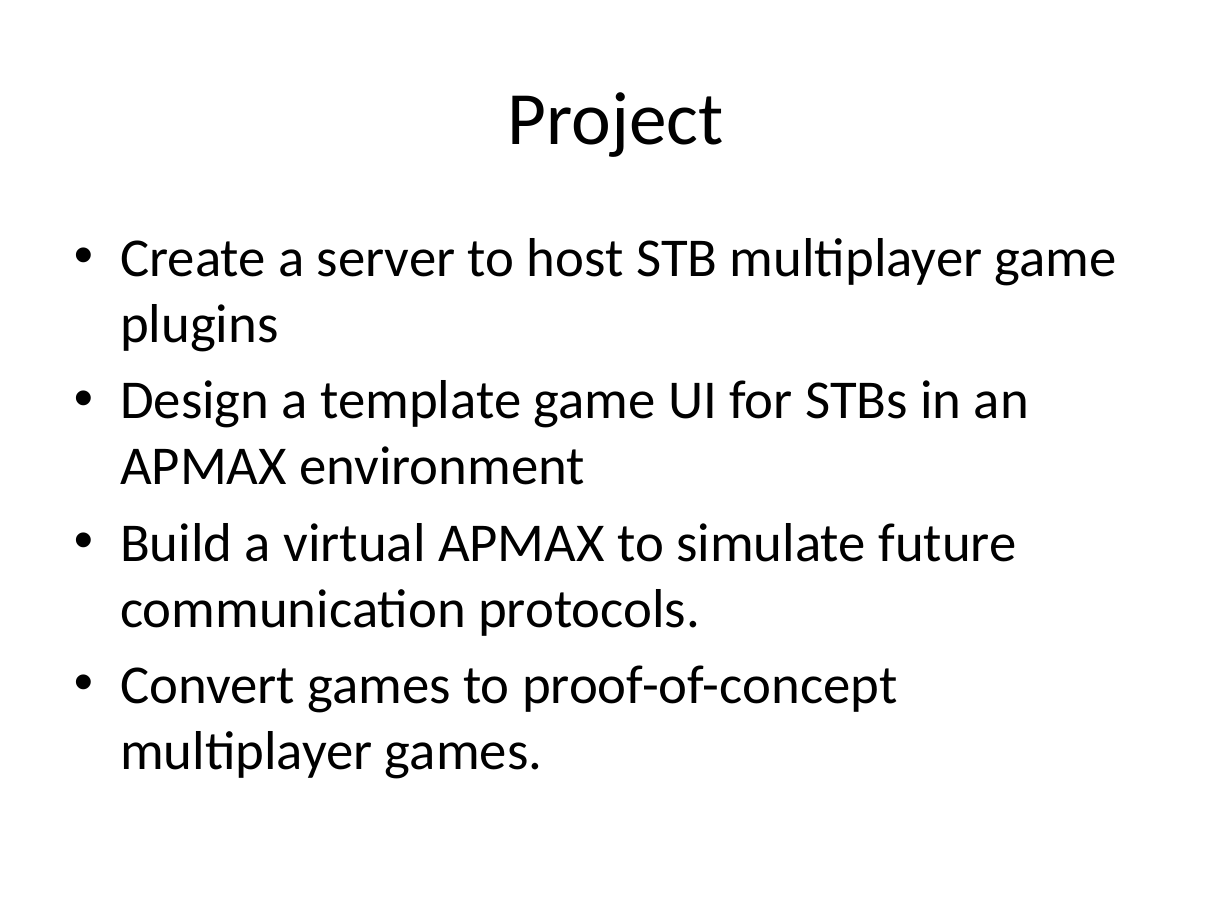
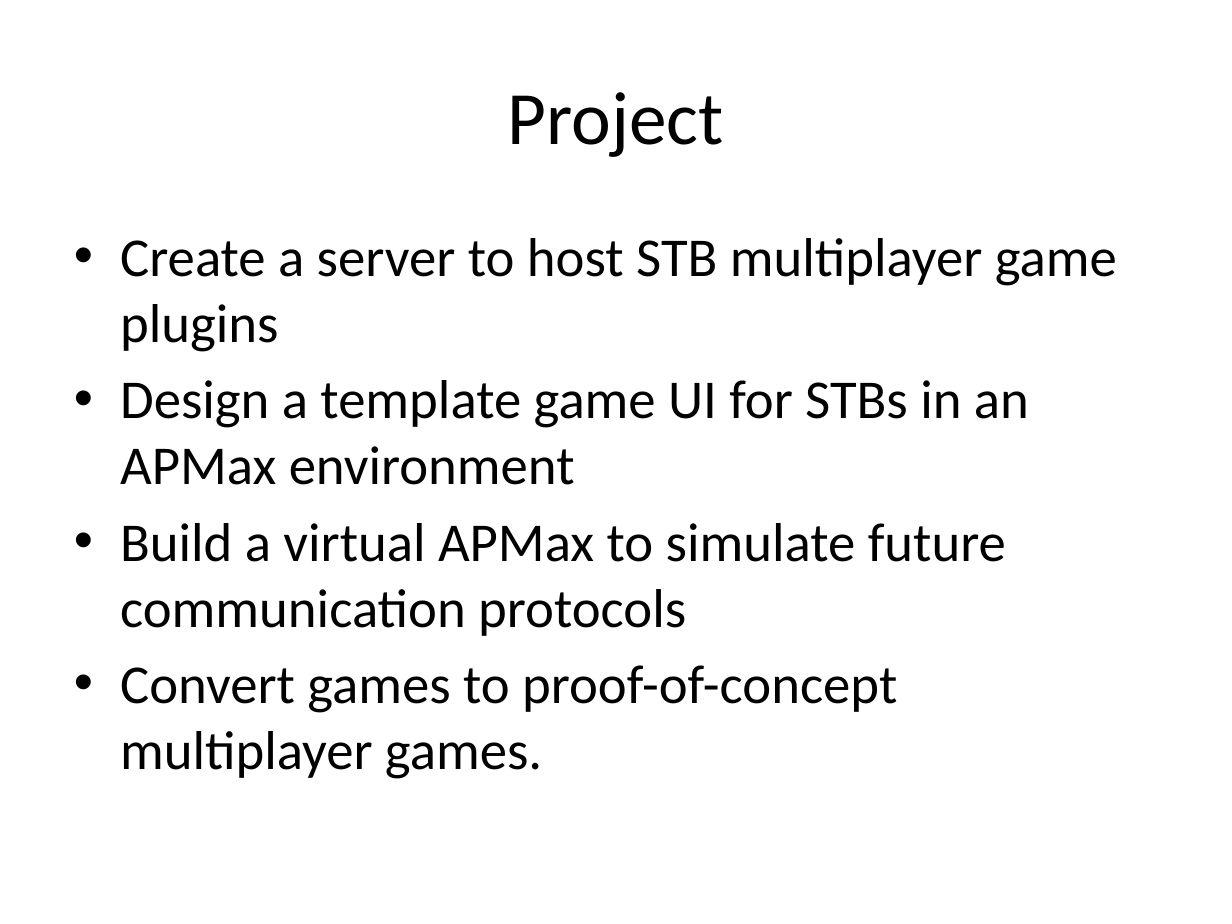
Before and after one commit to SDSMT-CSC/STBMF, a slide deck: slide 3 of docs/srDesign_ClientPresentation2.pptx. Drawn at 1232x924 pixels with LibreOffice and Linux fonts; fonts in the diff are those of the drawing. Boxes give left, top, right and bottom in pixels: in the first picture for what was removed or moved away, otherwise in the second. Text is boxed around its words. In the diff, an @@ line names an element or a change of style, - is before the commit and + after.

Commit message:
Updated slides

```diff
--- a/docs/srDesign_ClientPresentation2.pptx
+++ b/docs/srDesign_ClientPresentation2.pptx
@@ text at box(120, 380, 1029, 636): text changed @@
-• Design a template game UI for STBs in an APMAX environment
-• Build a virtual APMAX to simulate future communication protocols.
+• Design a template game UI for STBs in an APMax environment
+• Build a virtual APMax to simulate future communication protocols
```
Also in this commit, not shown: 3 other slides changed, 1 slide added.
